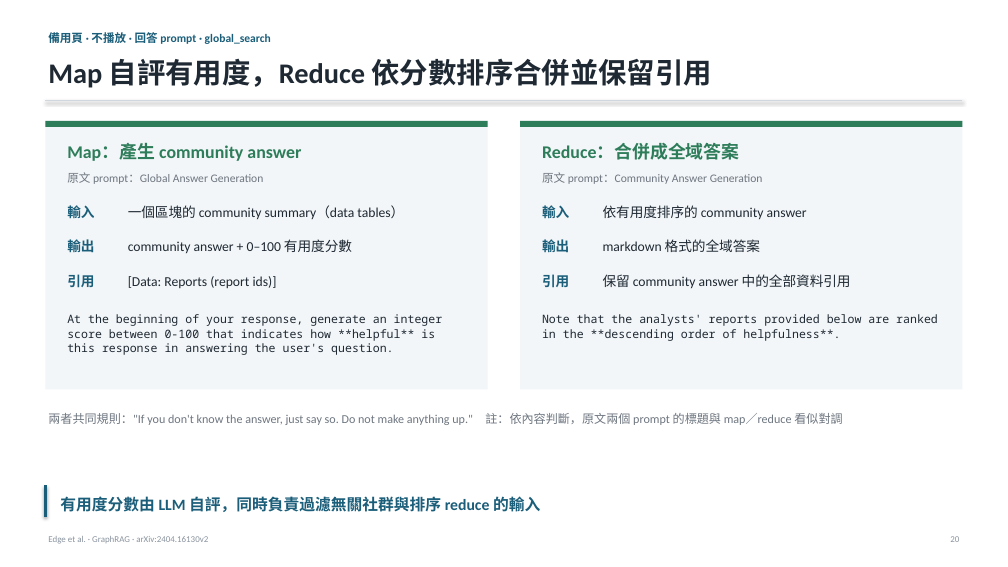
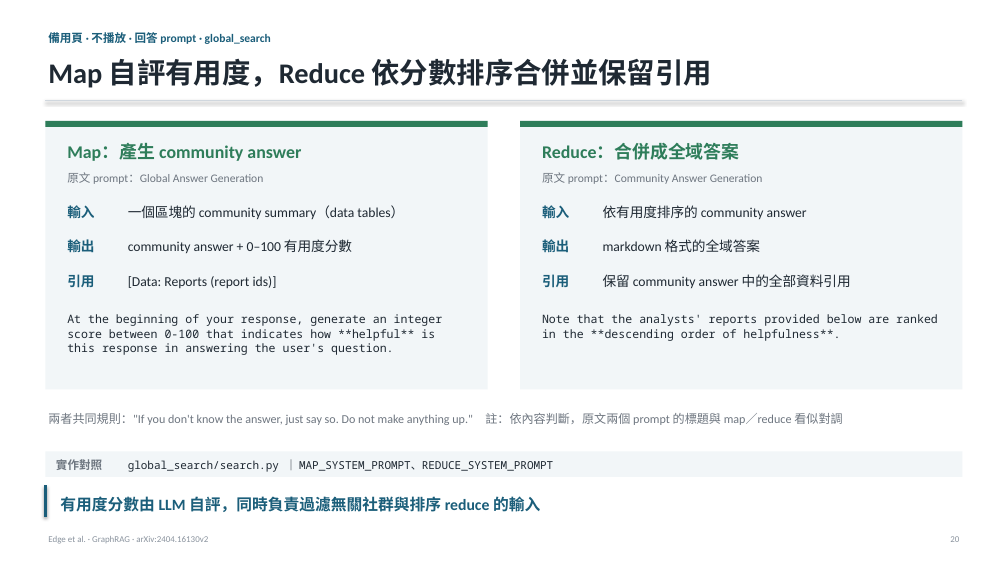
Before and after one commit to Moris-Zhan/CV-RAG-LLM-Papers, a slide deck: slide 20 of RAG/2024_GraphRAG/slides_zh-TW.pptx. Drawn at 1008x567 pixels with LibreOffice and Linux fonts; fonts in the diff are those of the drawing. Boxes give left, top, right and bottom in pixels: in the first picture for what was removed or moved away, otherwise in the second. Text is boxed around its words. In the diff, an @@ line names an element or a change of style, - is before the commit and + after.

```diff
--- a/RAG/2024_GraphRAG/slides_zh-TW.pptx
+++ b/RAG/2024_GraphRAG/slides_zh-TW.pptx
@@ rectangle added at (45,451,963,477), fill #F2F6F8 @@
@@ text added at (56,459,102,470), 11 pt, text #6E7680, bold @@
+實作對照
@@ text added at (128,460,553,472), 10.5 pt, text #1F2933 @@
+global_search/search.py ｜ MAP_SYSTEM_PROMPT、REDUCE_SYSTEM_PROMPT
```
Also in this commit, not shown: 8 other slides changed, 3 other files.
